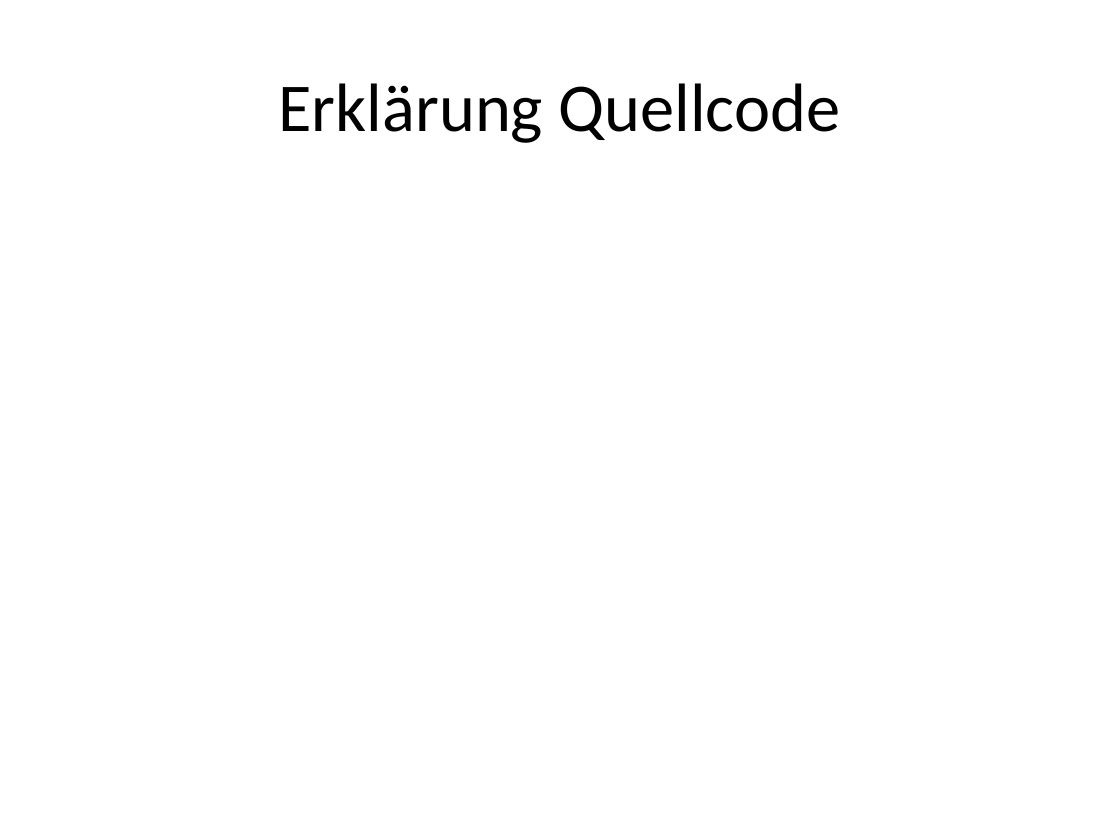
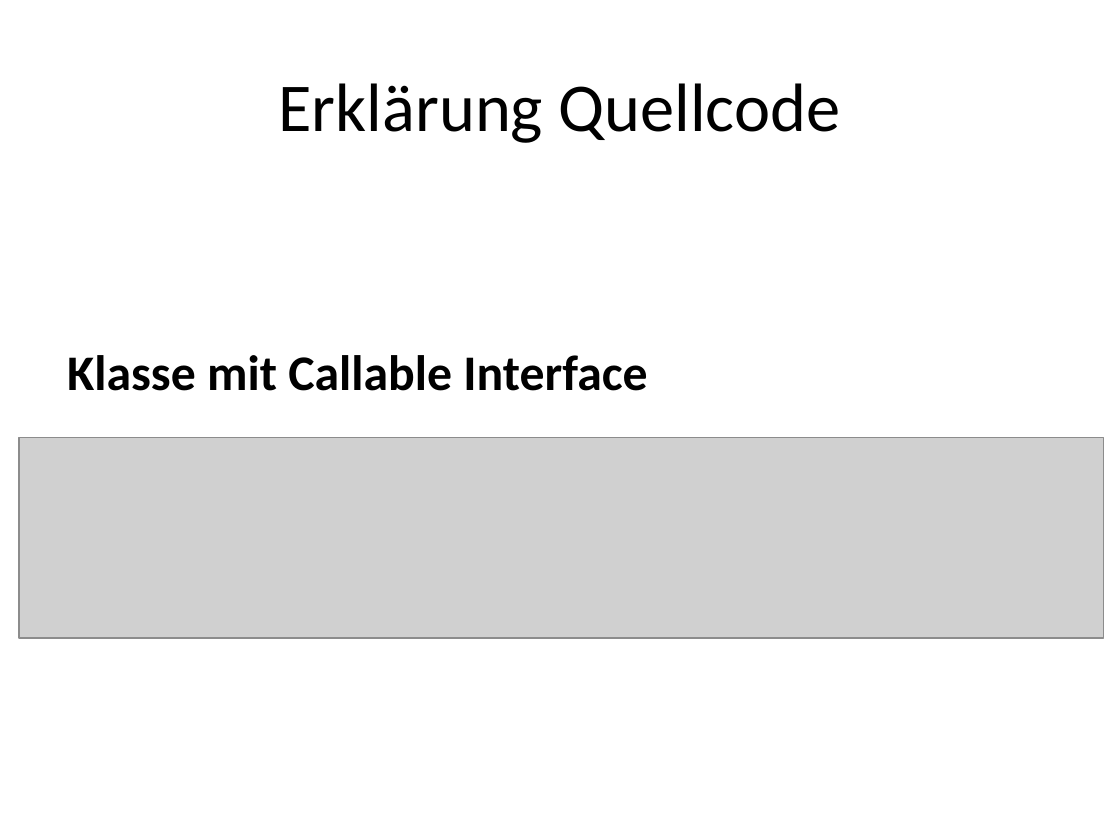
Before and after one commit to tscheims1/PrimeCalculator1, a slide deck: slide 11 of Primzahlen und Threads.pptx. Drawn at 1120x840 pixels with LibreOffice and Linux fonts; fonts in the diff are those of the drawing; grey boxes stand for pictures. Boxes give left, top, right and bottom in pixels: in the first picture for what was removed or moved away, otherwise in the second. Text is boxed around its words. In the diff, an @@ line names an element or a change of style, - is before the commit and + after.

```diff
--- a/Primzahlen und Threads.pptx
+++ b/Primzahlen und Threads.pptx
@@ text added at box(67, 355, 647, 391), 32 pt, text #000000, bold @@
+Klasse mit Callable Interface
@@ picture added at box(19, 438, 1104, 638) @@
```
Also in this commit, not shown: 5 other slides changed, 2 slides added, 1 slide removed, 3 other files.
